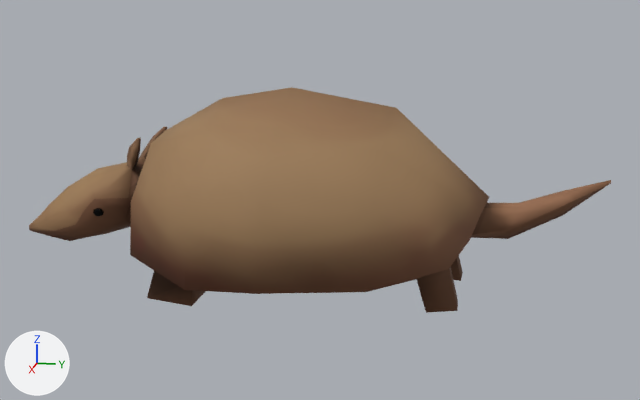
Renders of the Blender file Art/dilloRig.blend from each side of a commit.
Both versions are drawn from a 50 mm camera at (9.43, 2.29, 3.32) aimed at (-0.01, 0.4, 0.96). Arrows for +X, +Y and +Z are at lower left; the lights stay in place.

The first picture shows 'Model', 'Sphere'.
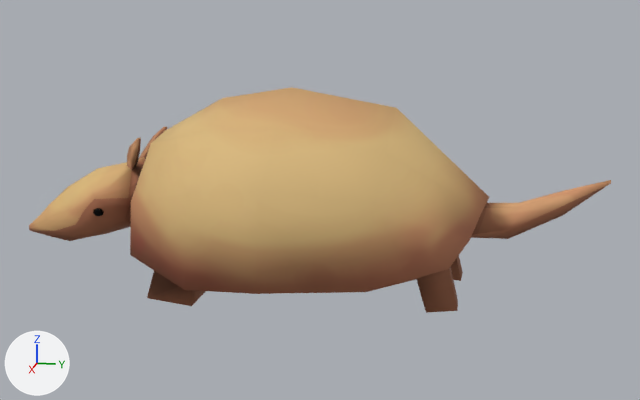
The newer file is also turned or shifted as a whole; pictures and numbers use the older file's frame.

Edits to the bpy script that builds the scene:
```text
Add img_dillodiffuse_baked:
    img_dillodiffuse_baked = load_image('DilloDiffuse_Baked', 'DilloDiffuse_Baked.png', 1024, 1024, 'sRGB')
Change mat_dillomat:
    remove # nodes: BsdfPrincipled, Mix, OutputMaterial, TexImage x2
    remove # uses the picture img_diffuse
    remove # uses the picture img_dillo_ao
    nodes: BsdfPrincipled, OutputMaterial, TexImage
    uses the picture img_dillodiffuse_baked
```

Location of each change, (x1, y1, x2, y2) in pixels of the pictures (640 x 400 px):
'Model', surface changed: (29, 87, 611, 313) in both
'Sphere', no longer drawn: before (93, 208, 104, 216)
